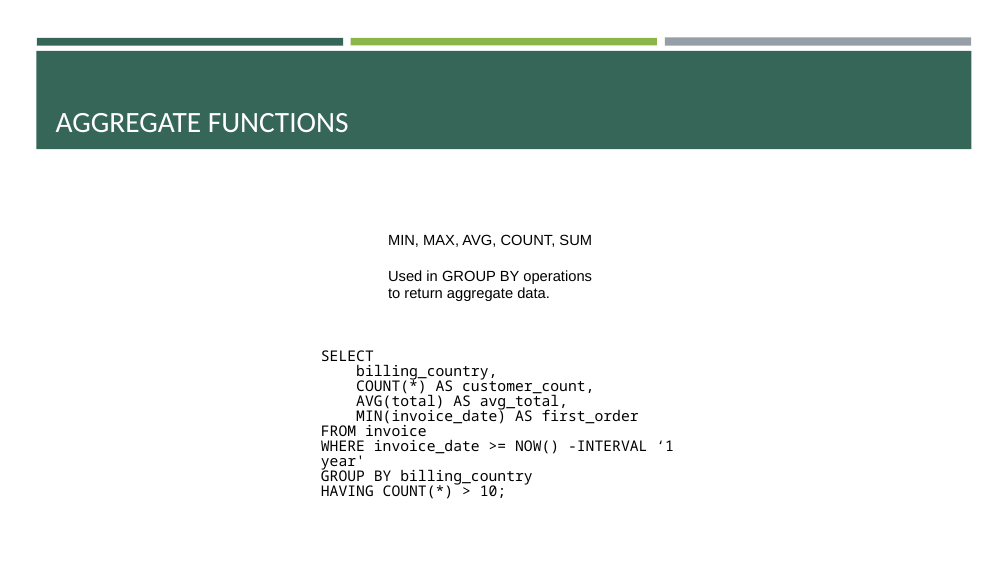
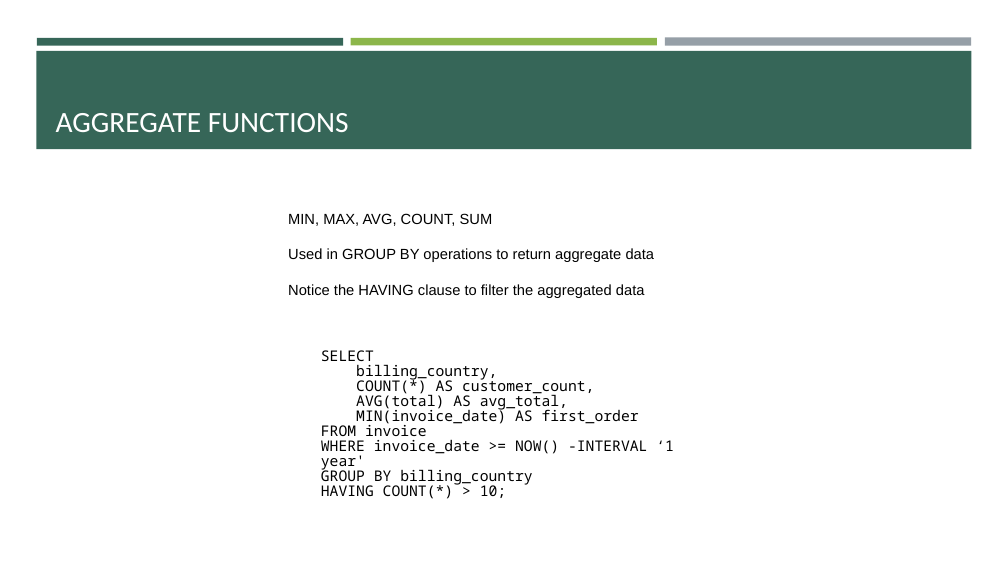
Before and after one commit to e-m-wilson/java-fs, a slide deck: slide 53 of Week_3/SQL_postgres.pptx. Drawn at 1008x567 pixels with LibreOffice and Linux fonts; fonts in the diff are those of the drawing. Boxes give left, top, right and bottom in pixels: in the first picture for what was removed or moved away, otherwise in the second. Text is boxed around its words. In the diff, an @@ line names an element or a change of style, - is before the commit and + after.

```diff
--- a/Week_3/SQL_postgres.pptx
+++ b/Week_3/SQL_postgres.pptx
@@ text "MIN, MAX, AVG, COUNT, SUM": place and size @@
-text "MIN, MAX, AVG, COUNT, SUM" at bbox=[388, 234, 592, 301]
+text "MIN, MAX, AVG, COUNT, SUM" at bbox=[288, 213, 655, 298]
@@ text at bbox=[288, 248, 655, 298]: text changed @@
-Used in GROUP BY operations to return aggregate data.
+Used in GROUP BY operations to return aggregate data
+Notice the HAVING clause to filter the aggregated data
```
Also in this commit, not shown: 4 other files.
